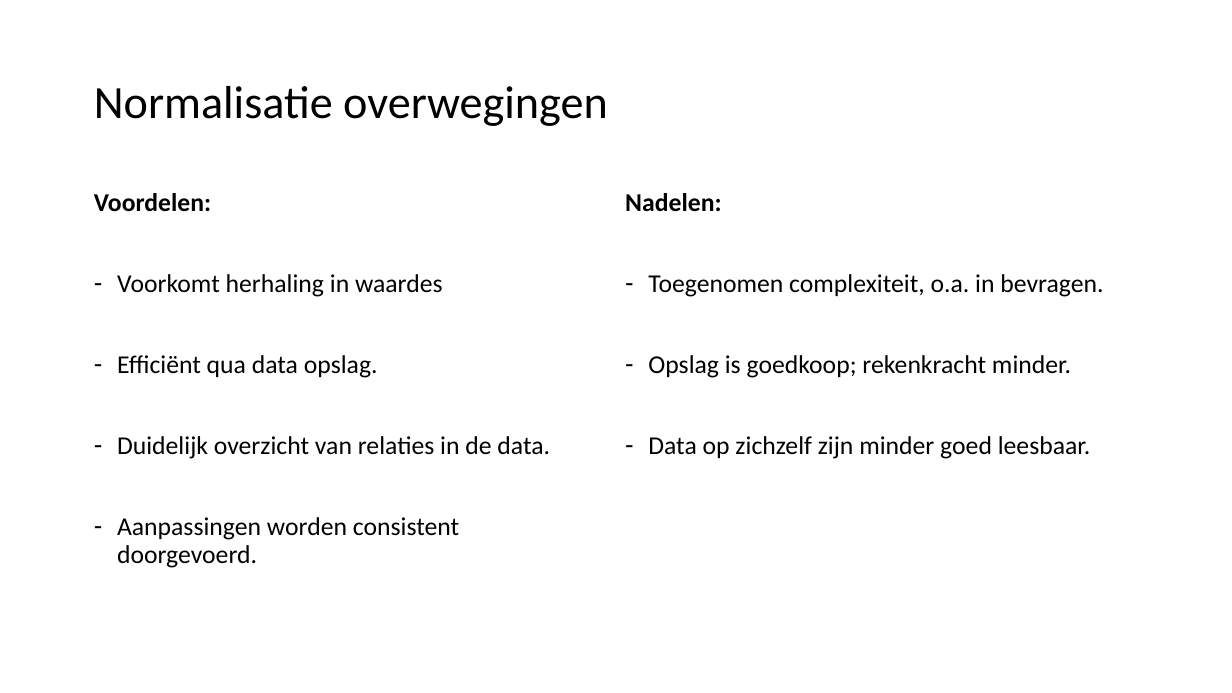
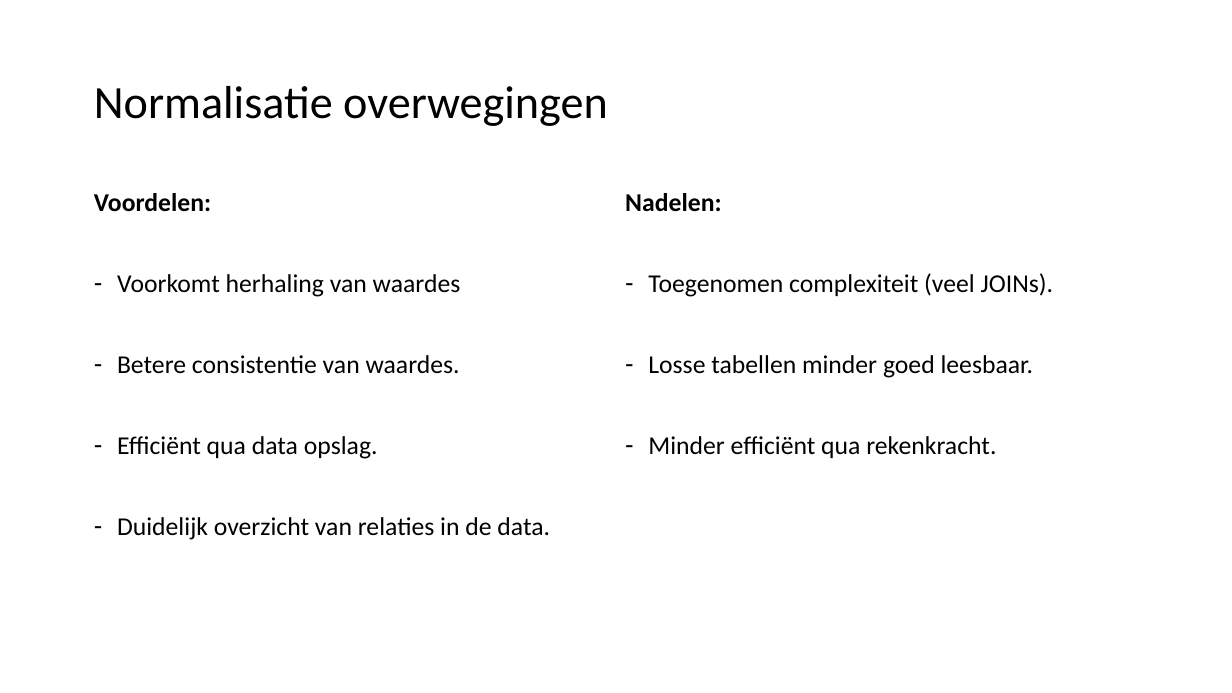
Before and after one commit to LFKoning/knowledge-sharing, a slide deck: slide 15 of sql_course/2_database_design/2_database_design.pptx. Drawn at 1232x693 pixels with LibreOffice and Linux fonts; fonts in the diff are those of the drawing. Boxes give left, top, right and bottom in pixels: in the first picture for what was removed or moved away, otherwise in the second. Text is boxed around its words. In the diff, an @@ line names an element or a change of style, - is before the commit and + after.

```diff
--- a/sql_course/2_database_design/2_database_design.pptx
+++ b/sql_course/2_database_design/2_database_design.pptx
@@ text at bbox=[117, 274, 461, 374]: text changed @@
-– Voorkomt herhaling in waardes
+– Voorkomt herhaling van waardes
+– Betere consistentie van waardes.
@@ text at bbox=[648, 273, 1054, 458]: text changed @@
-– Toegenomen complexiteit, o.a. in bevragen.
-– Opslag is goedkoop; rekenkracht minder.
-– Data op zichzelf zijn minder goed leesbaar.
+– Toegenomen complexiteit (veel JOINs).
+– Losse tabellen minder goed leesbaar.
+– Minder efficiënt qua rekenkracht.
@@ text at bbox=[117, 517, 459, 568]: paragraph removed @@
-– Aanpassingen worden consistent doorgevoerd.
```
Also in this commit, not shown: 6 other slides changed, 1 slide added, 3 other files.
